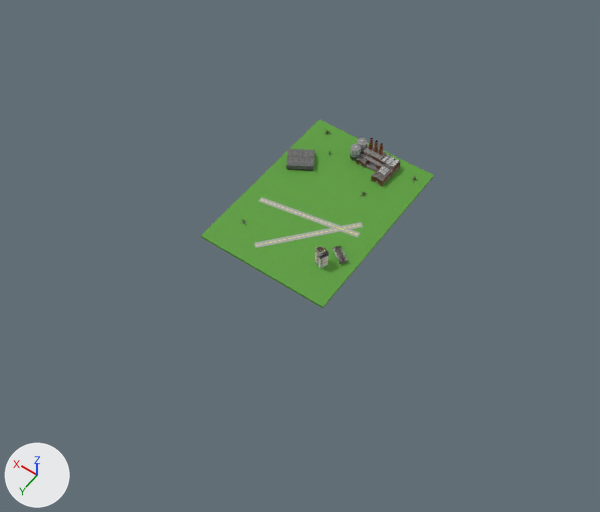
Renders of the glTF model Assets/Models/Zones/Schweinfurt.glb from each side of a commit.
The view is the same before and after, from a camera (50 mm lens) standing at (-242.0, 367.0, 496.0) and looking at (-10.0, 42.0, -15.0). Lighting does not change. The marker at lower left points along +X, +Y and +Z. Where no turn or scale is listed for an object, it has been applied to the vertices.

Before the edit, the objects in view are built like this:
```python
mat_strip = principled_material('Strip')
mat_strip.texture = img_fieldtexture2
mat_strip.roughness = 0.724
me_cube = bpy.data.meshes.new('Cube')
me_cube.from_pydata(...)  # 2000 vertices, 2762 faces; spans x -57.0..57.0, y -80.0..80.0, z -1.0..18.0
me_cube.materials.append(mat_strip)  # picture img_fieldtexture2
me_cube.materials.append(mat_tower_001)  # white #e7e5e5
me_cube.materials.append(mat_wood)  # dark red #581006
me_cube.materials.append(mat_red)  # red #f31718
me_cube.materials.append(mat_glass)  # cyan #acf3ff
me_cube.materials.append(mat_roof)  # black #3a363c
me_cube.materials.append(mat_yellow)  # yellow #e7d817
me_cube.materials.append(mat_hangar)
me_cube.materials.append(mat_diffuse_001)  # picture img_image_0_002
me_object_0 = bpy.data.meshes.new('Object_0')
me_object_0.from_pydata(...)  # 3299 vertices, 4402 faces; spans x -7.2..20.0, y -13.8..5.8, z -12.3..5.4
# faces by material slot: [2089, 2313]
me_object_0.materials.append(mat_factory)  # picture img_image_0
me_object_0.materials.append(mat_silo)  # picture img_image_3
ob_asset_flak_001 = bpy.data.objects.new('Asset Flak.001', None)
ob_asset_flak_001.location = (54.3, -69.4, 1.0)
ob_asset_flak_001.rotation_euler = (1.571, 1.571, 0.0)  # degrees (90, 90, 0)
ob_asset_flak_001.scale = (0.00005, 0.00005, 0.00005)
ob_ground = bpy.data.objects.new('Ground', me_cube)
ob_ground.location = (0.0, 0.0, 0.0)
ob_object_2 = bpy.data.objects.new('Object_2', me_object_0)
ob_object_2.location = (0.0, -63.7, 7.0)
ob_object_2.rotation_euler = (-1.571, 0.0, 3.109)  # degrees (-90, 0, 178)
ob_object_2.scale = (1.5, 1.0, 1.5)
```
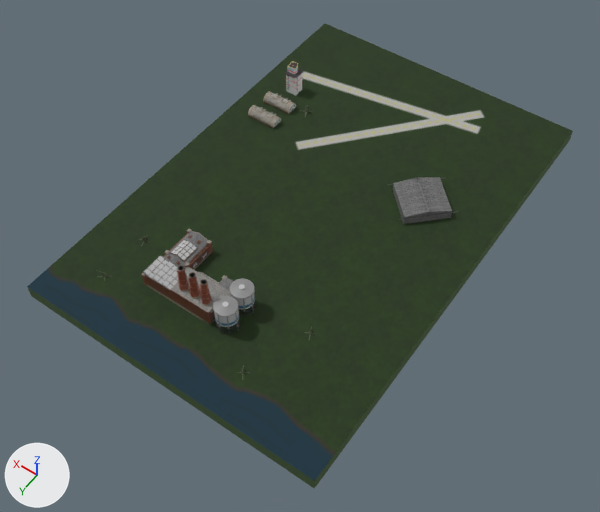
Where the newer file only moved an object's origin or applied its transform, the numbers keep the older frame.

Pixel boxes [x1, y1, x2, y2] of what changed, in the pictures (600 x 512 px):
'Cube', added (green): after [27, 23, 573, 489]
'Ground', deleted (green): before [201, 119, 434, 308]
'Object_2', moved, turned, rescaled: before [350, 138, 401, 186]; after [141, 229, 256, 335]
'Object_2.001', added: after [388, 177, 458, 224]
'German.Control.Tower.1.700', added: after [284, 61, 303, 96]
'Cylinder001_Barrack Texture Map_0.002', added: after [248, 105, 281, 128]
'Cylinder001_Barrack Texture Map_0.001', added: after [263, 91, 296, 114]
'Asset Flak.002', moved, turned, rescaled: before [325, 129, 332, 135]; after [140, 235, 149, 246]
'Asset Flak.001', now drawn: after [96, 270, 111, 281]

Patch to the scene script:
```diff
--- a/Assets/Models/Zones/Schweinfurt.glb.py
+++ b/Assets/Models/Zones/Schweinfurt.glb.py
@@ mat_strip @@
 mat_strip = principled_material('Strip')
-mat_strip.texture = img_fieldtexture2
-mat_strip.roughness = 0.724
+mat_strip.texture = img_texturefield_4k
+mat_strip.roughness = 0.9
@@ ob_object_2 @@
 ob_object_2 = bpy.data.objects.new('Object_2', me_object_0)
-ob_object_2.location = (0.0, -63.7, 7.0)
-ob_object_2.rotation_euler = (-1.571, 0.0, 3.109)  # degrees (-90, 0, 178)
-ob_object_2.scale = (1.5, 1.0, 1.5)
+ob_object_2.location = (0.0, 125.0, 14.0)
+ob_object_2.rotation_euler = (-1.571, 0.0, 0.0)  # degrees (-90, 0, 0)
+ob_object_2.scale = (3.0, 2.0, 3.0)
@@ ob_asset_flak_001 @@
 ob_asset_flak_001 = bpy.data.objects.new('Asset Flak.001', None)
-ob_asset_flak_001.location = (54.3, -69.4, 1.0)
-ob_asset_flak_001.rotation_euler = (1.571, 1.571, 0.0)  # degrees (90, 90, 0)
-ob_asset_flak_001.scale = (0.00005, 0.00005, 0.00005)
+ob_asset_flak_001.location = (88.1, 152.2, 0.0)
+ob_asset_flak_001.rotation_euler = (0.0, 0.0, -0.887)  # degrees (0, 0, -51)
+ob_asset_flak_001.scale = (0.00015, 0.00015, 0.00015)
@@ ob_ground @@
-ob_ground = bpy.data.objects.new('Ground', me_cube)
@@ ob_cylinder001_barrack_texture_map_0_002 @@
+ob_cylinder001_barrack_texture_map_0_002 = bpy.data.objects.new('Cylinder001_Barrack Texture Map_0.002', me_cylinder001_barrack_texture_map_0_002)  # 378 vertices, 802 faces; spans x -14.9..14.0, y -6.3..6.3, z 0.7..7.7; in mat_barrack_texture_map_001 (picture img_image_0_002)
+ob_cylinder001_barrack_texture_map_0_002.location = (93.9, -51.3, 3.0)
@@ ob_cylinder001_barrack_texture_map_0_001 @@
+ob_cylinder001_barrack_texture_map_0_001 = bpy.data.objects.new('Cylinder001_Barrack Texture Map_0.001', me_cylinder001_barrack_texture_map_0_001)  # 378 vertices, 802 faces; spans x -14.9..14.0, y -6.3..6.3, z 0.7..7.7; in mat_diffuse_001 (picture img_image_0_002)
+ob_cylinder001_barrack_texture_map_0_001.location = (93.9, -73.2, 3.0)
@@ ob_cube @@
+ob_cube = bpy.data.objects.new('Cube', me_cube_1)  # a box spanning x -128.0..128.0, y -192.0..192.0, z -9.0..3.0; in mat_strip (picture img_texturefield_4k)
+ob_cube.location = (0.0, 0.0, 0.0)
@@ ob_object_2_001 @@
+ob_object_2_001 = bpy.data.objects.new('Object_2.001', me_object_0_001)  # 469 vertices, 267 faces; spans x -29.5..30.1, y -29.4..30.2, z -3.7..10.8
+ob_object_2_001.location = (-65.3, -45.9, 3.0)
@@ ob_german_control_tower_1_700 @@
+ob_german_control_tower_1_700 = bpy.data.objects.new('German.Control.Tower.1.700', me_german_control_tower_1_700)  # 893 vertices, 1884 faces; spans x -6.0..6.0, y -6.3..6.3, z 0.0..27.0; in mat_tower_001 (white #e7e5e5), mat_wood (dark red #581006), mat_red (red #f31718), mat_glass (cyan #acf3ff), mat_roof (black #3a363c), mat_yellow (yellow #e7d817)
+ob_german_control_tower_1_700.location = (95.0, -96.0, 3.0)
```
